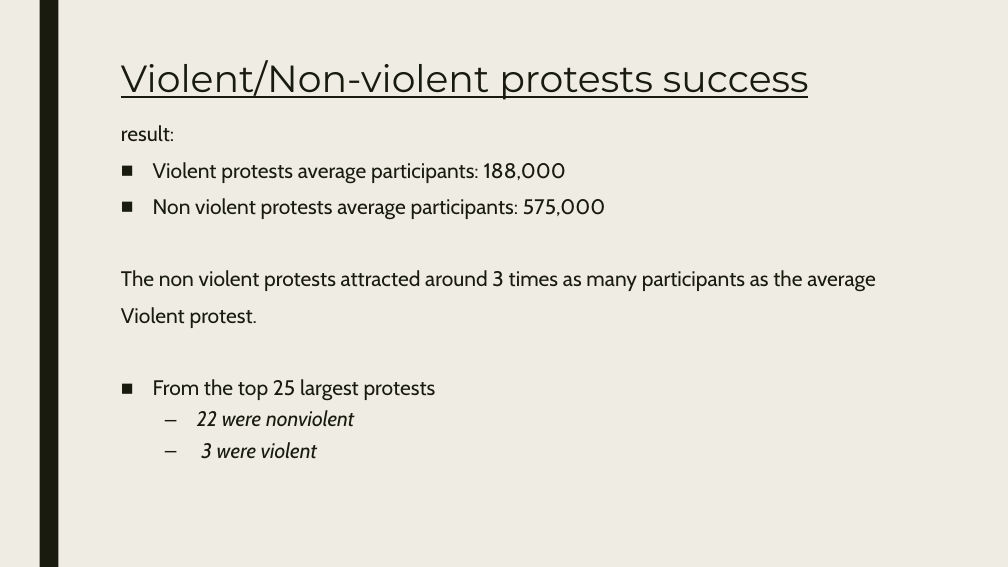
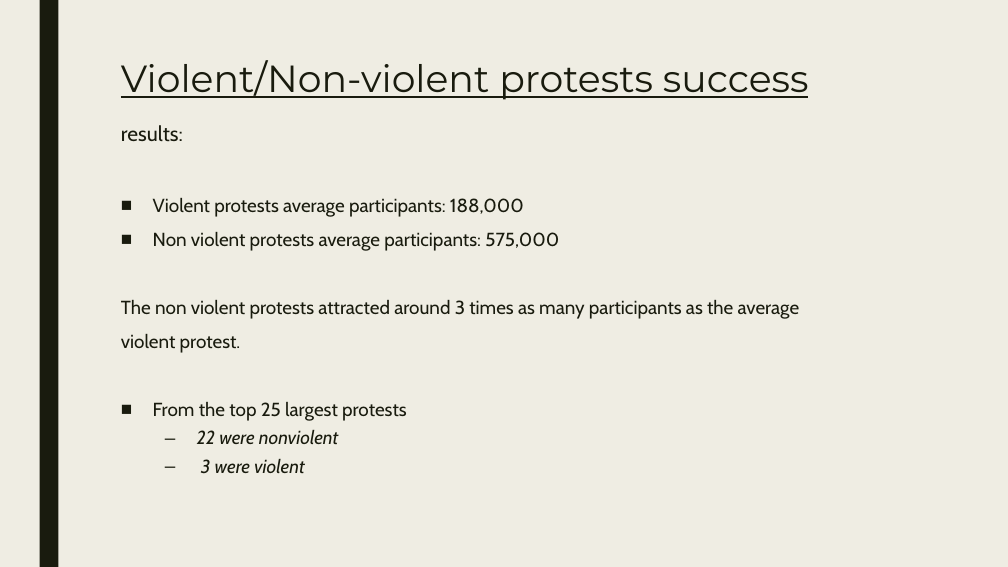
Before and after one commit to Dimnir/Protests, a slide deck: slide 7 of Presentation.pptx. Drawn at 1008x567 pixels with LibreOffice and Linux fonts; fonts in the diff are those of the drawing. Boxes give left, top, right and bottom in pixels: in the first picture for what was removed or moved away, otherwise in the second. Text is boxed around its words. In the diff, an @@ line names an element or a change of style, - is before the commit and + after.

```diff
--- a/Presentation.pptx
+++ b/Presentation.pptx
@@ text at [121,125,183,142]: text changed @@
-result:
+results:
@@ text at [121,198,800,474]: size 20 to 18 pt @@
@@ text at [121,334,241,353]: text changed; size 20 to 18 pt @@
-Violent protest.
+violent protest.
```
Also in this commit, not shown: 16 other slides changed.
